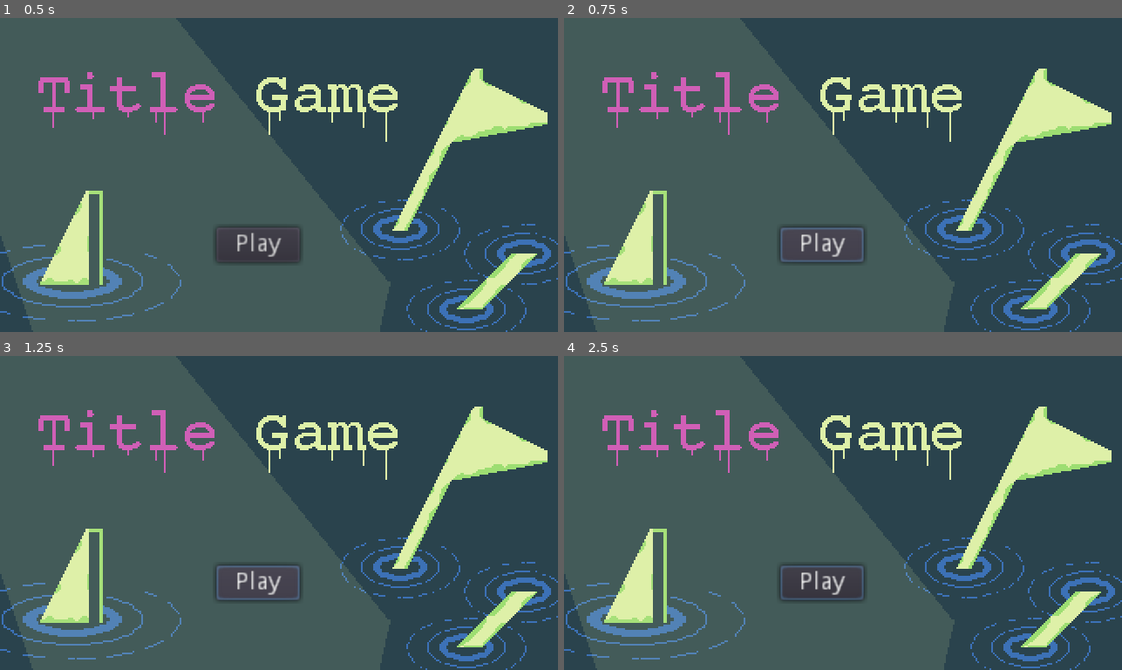
Above: before the commit, frames 1-4 (two rows, left to right).
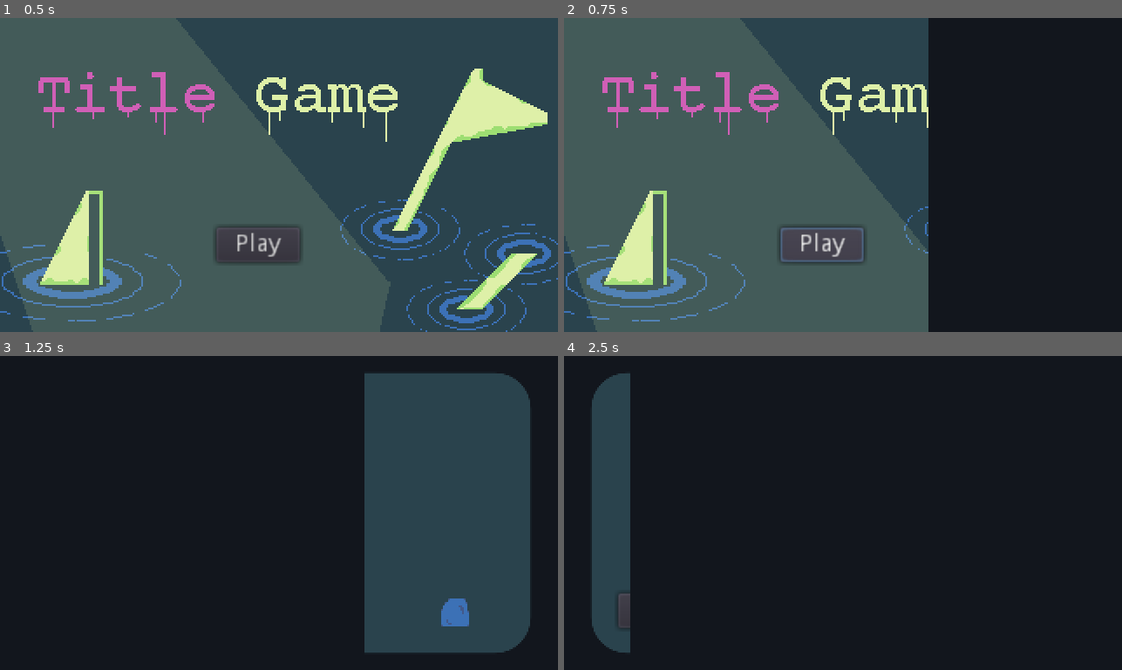
Above: after the commit, the same moments.

Repository: genericuser990/GameJamTowerTheme
Game: Godot game, scene res://Scenes/SceneManager.tscn
Same seed, same stepped clock (60 frames per second), same inputs: the game is played once before the commit and once after it.
Inputs (mouse positions are in pixels of both pictures, inside the frame that each line leads up to):
- Up to frame 1 (0.5 s): no input
- Up to frame 2 (0.75 s): click "Play" at 0.5 s
- Up to frame 3 (1.25 s): no input
- Up to frame 4 (2.5 s): click "Play" (after the commit: "back") at 1.25 s; click (776, 406) at 2 s, where only the run after the commit has a clickable "1"

Frame 1 is identical in both runs. In frame 2, 35% of the frame differs, in the area x 65-100%, y 0-100%; in frame 3, 80%; in frame 4, 100%, in the area x 0-100%, y 0-100%.
Error before the commit: Invalid call. Nonexistent function 'playSelect' in base 'Nil'. (res://Scripts/SceneButton.gd:16)
Error after the commit: Attempt to call function 'instance' in base 'null instance' on a null instance. (res://Scripts/SceneManager.gd:53)

Commit message:
big wav sound

Diff:
--- a/Scenes/AudioManager.tscn
+++ b/Scenes/AudioManager.tscn
@@ -1,12 +1,18 @@
-[gd_scene load_steps=3 format=2]
+[gd_scene load_steps=5 format=2]
 
 [ext_resource path="res://Audio/blipSelect.wav" type="AudioStream" id=1]
 [ext_resource path="res://Audio/hitHurt.wav" type="AudioStream" id=2]
+[ext_resource path="res://Audio/Fresh air.wav" type="AudioStream" id=3]
+[ext_resource path="res://Scripts/AudioManager.gd" type="Script" id=4]
 
 [node name="AudioManager" type="Node"]
+script = ExtResource( 4 )
 
 [node name="Select" type="AudioStreamPlayer" parent="."]
 stream = ExtResource( 1 )
 
 [node name="EatBoat" type="AudioStreamPlayer" parent="."]
 stream = ExtResource( 2 )
+
+[node name="TitleSong" type="AudioStreamPlayer" parent="."]
+stream = ExtResource( 3 )
